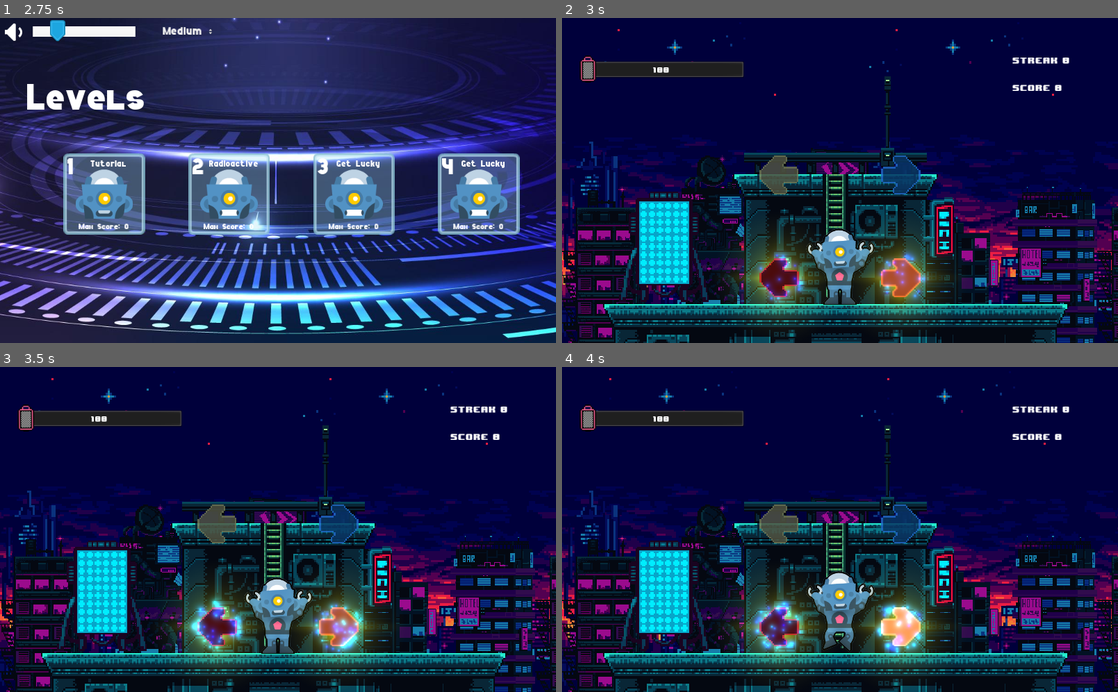
Above: before the commit, frames 1-4 (two rows, left to right).
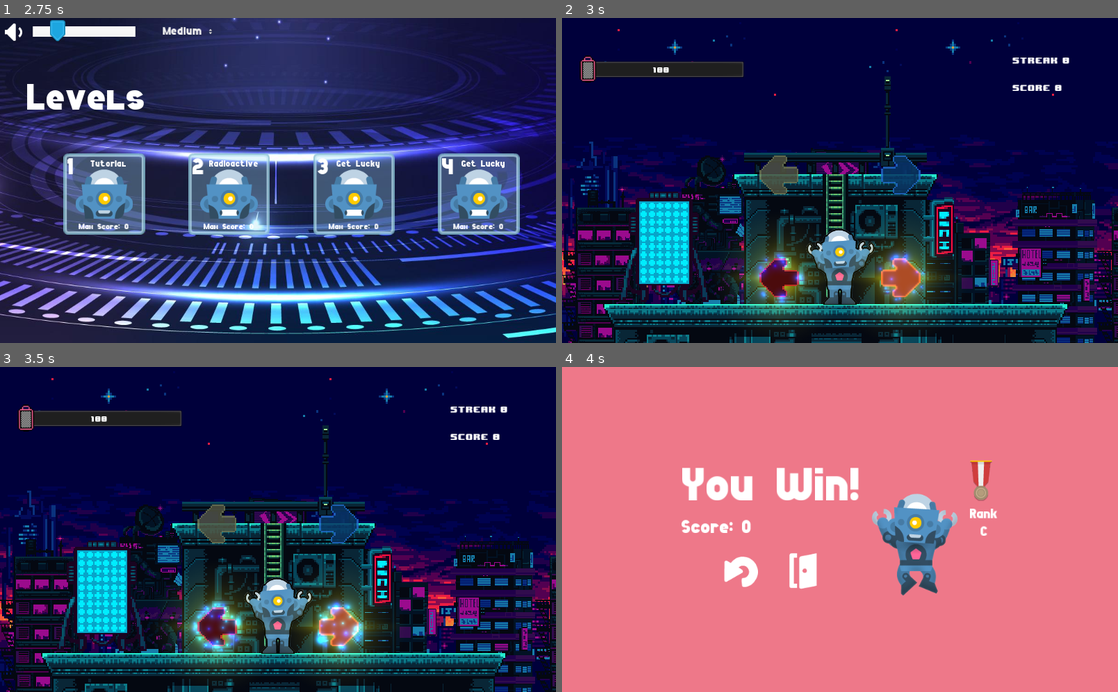
Above: after the commit, the same moments.

Repository: TrejoJulian/unq-ipv-boss-continuum
Game: Godot game, scene res://menu/Menu.tscn
The game is run twice, just before and just after one commit, with the same random seed, the same clock (stepped at 60 frames per second) and the same inputs. Sound files missing from this copy of the repository are replaced by a short silence.
Inputs (mouse positions are in pixels of both pictures, inside the frame that each line leads up to):
- Up to frame 1 (2.75 s): click (278, 206) at 0.5 s; click "Medium" at 1.25 s; click "1" at 2 s
- Up to frame 2 (3 s): click "2" at 2.75 s
- Up to frame 3 (3.5 s): no input
- Up to frame 4 (4 s): tap Enter at 3.5 s; hold D (right_arrow_pressed) from 3.53 s (still down)

Frame 1 is identical in both runs. In frame 2, 1.4% of the frame differs, in the area x 34-66%, y 71-89%; in frame 3, 2.0%; in frame 4, 100%, in the area x 0-100%, y 0-100%.
Error before the commit: Parse Error: Mixed tabs and spaces in indentation. (res://Game.gd:24)

Commit message:
se arregla identacion

Diff:
--- a/Game.gd
+++ b/Game.gd
@@ -14,16 +14,20 @@
 	GameData.initialize()
 	GameStatus.initialize()
 	GameData.connect("depleted", self, "lose_level")
+
 	arrow_manager.connect("miss", player, "handle_miss")
 	arrow_manager.connect("go_up", player, "jump_up")
 	arrow_manager.connect("go_down", player, "jump_down")
 	arrow_manager.connect("left_arrow_connected", player, "dance_left")
 	arrow_manager.connect("right_arrow_connected", player, "dance_right")
+
 	GameData.connect("streak_changed", player, "on_streak_changed")
 	player.connect("streak_emited", self, "on_streak_emited")
-  roadmap.initialize(Global.current_level.map_path)
+
+	roadmap.initialize(Global.current_level.map_path)
 	roadmap.connect("level_ended", self, "end_level")
-  roadmap.connect("first_note_emited", self, "start_health_timer")
+	roadmap.connect("first_note_emited", self, "start_health_timer")
+
 	gui.connect("level_exited", self, "quit_level")
 
 
--- a/project.godot
+++ b/project.godot
@@ -39,26 +39,26 @@
 
 right_arrow_pressed={
 "deadzone": 0.5,
-"events": [ Object(InputEventKey,"resource_local_to_scene":false,"resource_name":"","device":0,"alt":false,"shift":false,"control":false,"meta":false,"command":false,"pressed":false,"scancode":68,"unicode":0,"echo":false,"script":null)
-, Object(InputEventKey,"resource_local_to_scene":false,"resource_name":"","device":0,"alt":false,"shift":false,"control":false,"meta":false,"command":false,"pressed":false,"scancode":16777233,"unicode":0,"echo":false,"script":null)
+"events": [ Object(InputEventKey,"resource_local_to_scene":false,"resource_name":"","device":0,"alt":false,"shift":false,"control":false,"meta":false,"command":false,"pressed":false,"scancode":68,"physical_scancode":0,"unicode":0,"echo":false,"script":null)
+, Object(InputEventKey,"resource_local_to_scene":false,"resource_name":"","device":0,"alt":false,"shift":false,"control":false,"meta":false,"command":false,"pressed":false,"scancode":16777233,"physical_scancode":0,"unicode":0,"echo":false,"script":null)
  ]
 }
 left_arrow_pressed={
 "deadzone": 0.5,
-"events": [ Object(InputEventKey,"resource_local_to_scene":false,"resource_name":"","device":0,"alt":false,"shift":false,"control":false,"meta":false,"command":false,"pressed":false,"scancode":65,"unicode":0,"echo":false,"script":null)
-, Object(InputEventKey,"resource_local_to_scene":false,"resource_name":"","device":0,"alt":false,"shift":false,"control":false,"meta":false,"command":false,"pressed":false,"scancode":16777231,"unicode":0,"echo":false,"script":null)
+"events": [ Object(InputEventKey,"resource_local_to_scene":false,"resource_name":"","device":0,"alt":false,"shift":false,"control":false,"meta":false,"command":false,"pressed":false,"scancode":65,"physical_scancode":0,"unicode":0,"echo":false,"script":null)
+, Object(InputEventKey,"resource_local_to_scene":false,"resource_name":"","device":0,"alt":false,"shift":false,"control":false,"meta":false,"command":false,"pressed":false,"scancode":16777231,"physical_scancode":0,"unicode":0,"echo":false,"script":null)
  ]
 }
 up={
 "deadzone": 0.5,
-"events": [ Object(InputEventKey,"resource_local_to_scene":false,"resource_name":"","device":0,"alt":false,"shift":false,"control":false,"meta":false,"command":false,"pressed":false,"scancode":87,"unicode":0,"echo":false,"script":null)
-, Object(InputEventKey,"resource_local_to_scene":false,"resource_name":"","device":0,"alt":false,"shift":false,"control":false,"meta":false,"command":false,"pressed":false,"scancode":16777232,"unicode":0,"echo":false,"script":null)
+"events": [ Object(InputEventKey,"resource_local_to_scene":false,"resource_name":"","device":0,"alt":false,"shift":false,"control":false,"meta":false,"command":false,"pressed":false,"scancode":87,"physical_scancode":0,"unicode":0,"echo":false,"script":null)
+, Object(InputEventKey,"resource_local_to_scene":false,"resource_name":"","device":0,"alt":false,"shift":false,"control":false,"meta":false,"command":false,"pressed":false,"scancode":16777232,"physical_scancode":0,"unicode":0,"echo":false,"script":null)
  ]
 }
 down={
 "deadzone": 0.5,
-"events": [ Object(InputEventKey,"resource_local_to_scene":false,"resource_name":"","device":0,"alt":false,"shift":false,"control":false,"meta":false,"command":false,"pressed":false,"scancode":16777234,"unicode":0,"echo":false,"script":null)
-, Object(InputEventKey,"resource_local_to_scene":false,"resource_name":"","device":0,"alt":false,"shift":false,"control":false,"meta":false,"command":false,"pressed":false,"scancode":83,"unicode":0,"echo":false,"script":null)
+"events": [ Object(InputEventKey,"resource_local_to_scene":false,"resource_name":"","device":0,"alt":false,"shift":false,"control":false,"meta":false,"command":false,"pressed":false,"scancode":16777234,"physical_scancode":0,"unicode":0,"echo":false,"script":null)
+, Object(InputEventKey,"resource_local_to_scene":false,"resource_name":"","device":0,"alt":false,"shift":false,"control":false,"meta":false,"command":false,"pressed":false,"scancode":83,"physical_scancode":0,"unicode":0,"echo":false,"script":null)
  ]
 }
 
